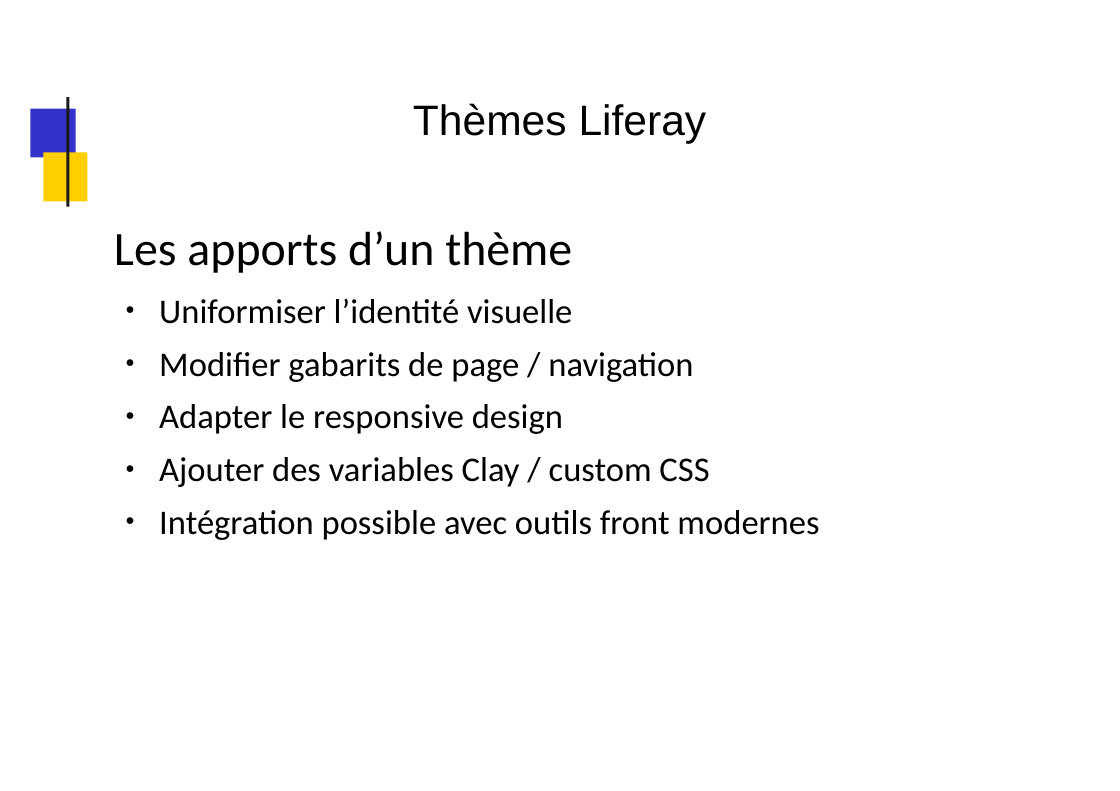
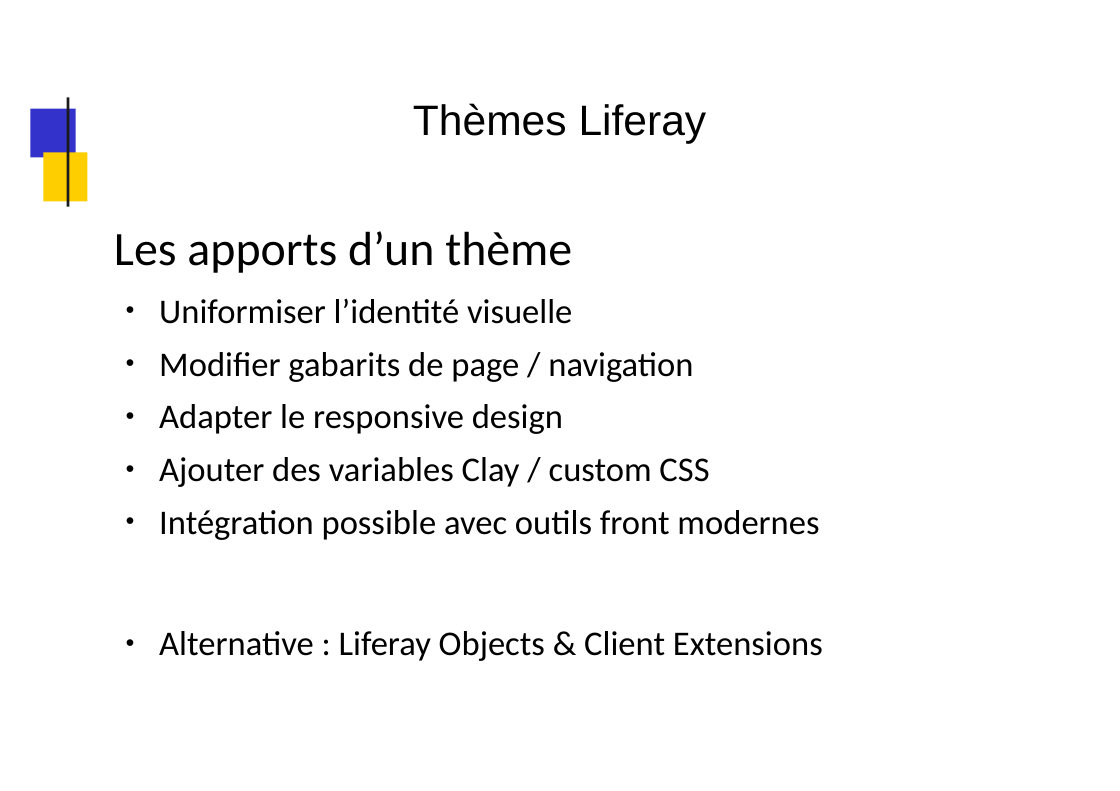
Before and after one commit to dthibau/liferay, a slide deck: slide 188 of Lrd7.pptx. Drawn at 1120x791 pixels with LibreOffice and Linux fonts; fonts in the diff are those of the drawing; background and template pictures are left out. Boxes give left, top, right and bottom in pixels: in the first picture for what was removed or moved away, otherwise in the second. Text is boxed around its words. In the diff, an @@ line names an element or a change of style, - is before the commit and + after.

```diff
--- a/Lrd7.pptx
+++ b/Lrd7.pptx
@@ text at (159, 631, 823, 661): paragraph added @@
+● Alternative : Liferay Objects & Client Extensions
```
Also in this commit, not shown: 118 other slides changed, 17 other files.
